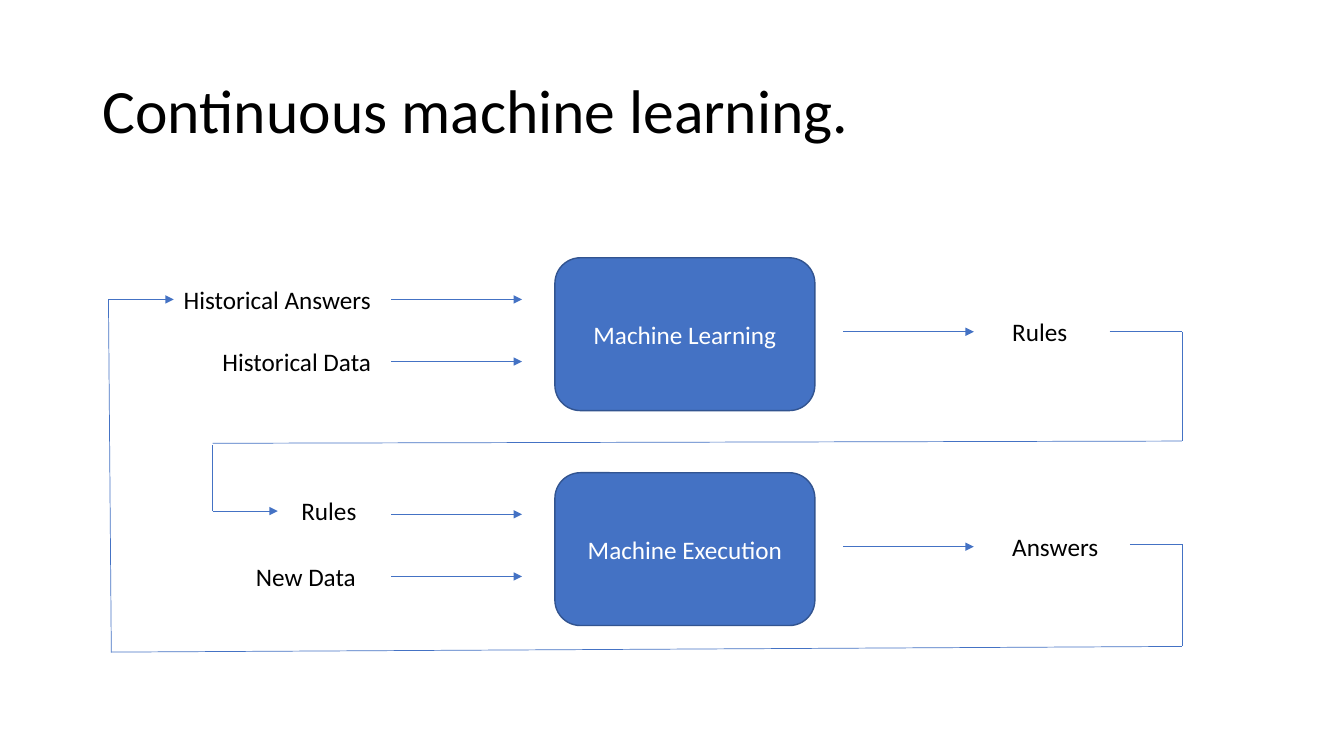
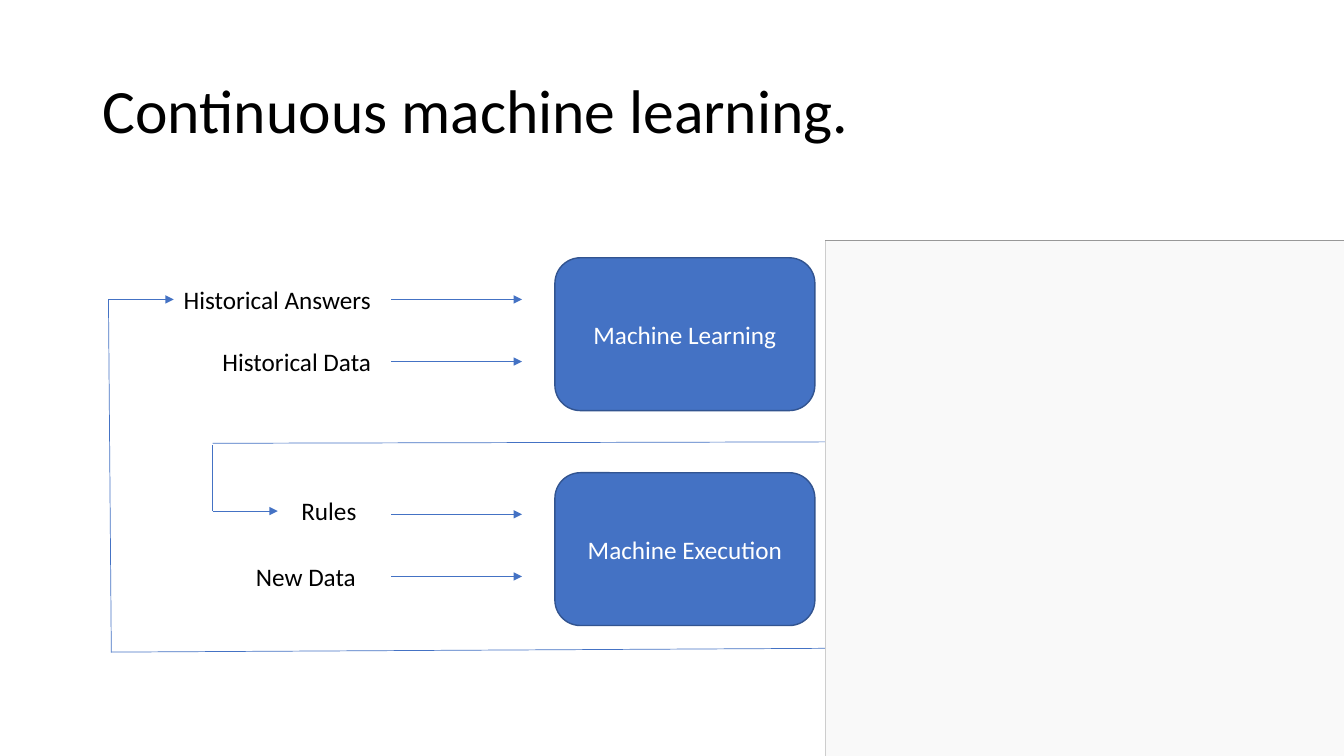
Before and after one commit to mikkelvalentinsorensen/MikValSor.GraphDBIntroTalk, a slide deck: slide 27 of Presentation.pptx (slide 23 before the commit). Drawn at 1344x756 pixels with LibreOffice and Linux fonts; fonts in the diff are those of the drawing; grey boxes stand for pictures. Boxes give left, top, right and bottom in pixels: in the first picture for what was removed or moved away, otherwise in the second. Text is boxed around its words. In the diff, an @@ line names an element or a change of style, - is before the commit and + after.

Commit message:
Latest presentation update

```diff
--- a/Presentation.pptx
+++ b/Presentation.pptx
@@ picture added at (826, 241, 1344, 756) @@
@@ rectangle added at (826, 241, 1344, 756), fill #FFFFFF at 89% opacity @@
@@ text removed at (1012, 323, 1067, 341) @@
-Rules
@@ arrow removed from (844, 332) to (974, 332) @@
@@ line removed from (1110, 332) to (1183, 332) @@
@@ line removed from (1183, 332) to (1183, 442) @@
@@ text removed at (1012, 539, 1098, 557) @@
-Answers
@@ arrow removed from (844, 546) to (974, 546) @@
@@ line removed from (1130, 544) to (1183, 544) @@
@@ line removed from (1183, 646) to (1183, 544) @@
```
Also in this commit, not shown: 22 other slides changed, 7 slides added, 2 slides removed.
